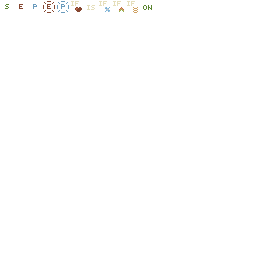
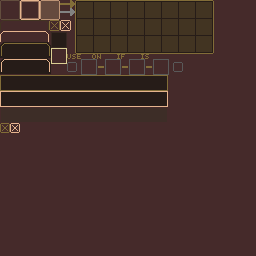
Before/after of a 256px x 256px layered artwork. What changed in the layer stack:
hid "iconTactics" over [5, 1, 152, 13]
showed "ui", painted on it over [0, 0, 214, 133]
showed "Layer 1 copy" over [0, 0, 256, 256]
